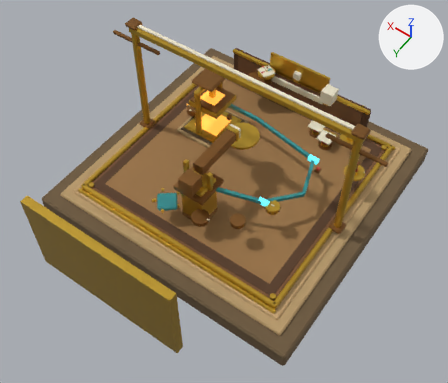
Two versions of the glTF model godot/assets/props/observatory_platform.glb, one commit apart.
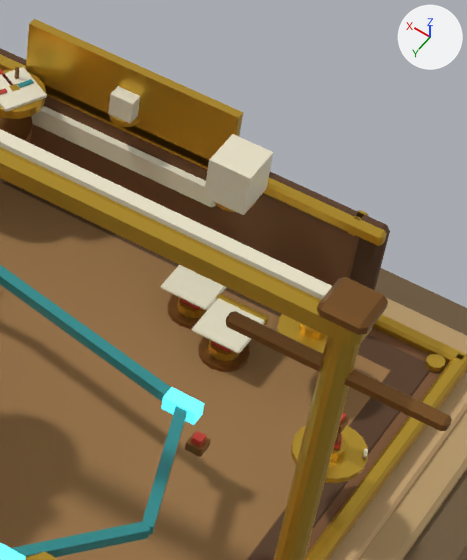
The first picture shows the older version from a 50 mm camera at (-4.83, 7.41, 10.5) aimed at (-0.36, 1.16, 0.68). The close-ups show the older and then the newer version on the part from 59% to 88% of the width and 12% to 53% of the height of that picture. Only the edits that show in the close-ups are written down. Lighting does not change. The marker at upper right points along +X, +Y and +Z. Where no turn or scale is listed for an object, it has been applied to the vertices. Vertices at exactly the same position are counted once.

In view in the first close-up: 'AetherLamp', 'AetherReservoir', 'FlowGauge', 'LcdPanel', 'Pipes', 'Platform', 'ResetButtonA', 'ResetButtonB', 'ResetCoverA', 'ResetCoverB', 'SightGlassB', 'ValveA', 'ValveB' and 6 more.
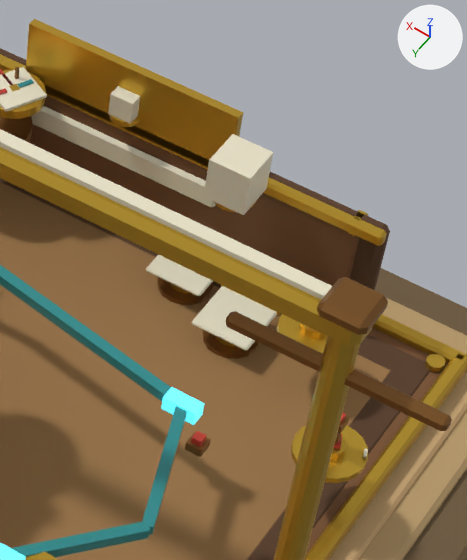
Patch to the scene script:
```diff
--- a/godot/assets/props/observatory_platform.glb.py
+++ b/godot/assets/props/observatory_platform.glb.py
@@ me_resetcovera @@
 # used by ob_resetcovera; location = (-0.832, -1.819, 0.12)
-me_resetcovera.from_pydata(...)  # 48 vertices, 88 faces; spans x -0.18..0.18, y -0.19..0.17, z 0.215..0.265
+me_resetcovera.from_pydata(...)  # 48 vertices, 88 faces; spans x -0.21..0.21, y -0.22..0.2, z 0.145..0.195
+# me_resetcovera part 1: all 6 vertices in x -0.17..-0.16, y 0.16..0.17, z 0.225..0.255 are moved by (-0.03, 0.03, -0.07)
+# me_resetcovera part 2: all 6 vertices in x 0.16..0.17, y 0.16..0.17, z 0.225..0.255 are moved by (0.03, 0.03, -0.07)
+# other edits to the shape of me_resetcovera do not show in these pictures
 me_resetcovera.materials.append(mat_palette_020)
@@ me_resetcoverb @@
 # used by ob_resetcoverb; location = (-1.177, -1.617, 0.12)
-me_resetcoverb.from_pydata(...)  # 48 vertices, 88 faces; spans x -0.18..0.18, y -0.19..0.17, z 0.215..0.265
+me_resetcoverb.from_pydata(...)  # 48 vertices, 88 faces; spans x -0.21..0.21, y -0.22..0.2, z 0.145..0.195
+# me_resetcoverb part 3: the loose piece of 24 vertices spanning x -0.18..0.18, y -0.19..-0.15, z 0.215..0.265 is scaled about its middle by (1.17, 1, 1), then moved by (0.0, -0.03, -0.07)
+# me_resetcoverb part 4: all 6 vertices in x -0.17..-0.16, y 0.16..0.17, z 0.225..0.255 are moved by (-0.03, 0.03, -0.07)
+# me_resetcoverb part 5: all 6 vertices in x 0.16..0.17, y 0.16..0.17, z 0.225..0.255 are moved by (0.03, 0.03, -0.07)
+# other edits to the shape of me_resetcoverb do not show in these pictures
 me_resetcoverb.materials.append(mat_palette_022)
@@ ob_resetbuttona @@
 ob_resetbuttona = bpy.data.objects.new('ResetButtonA', me_resetbuttona)
-ob_resetbuttona.location = (-0.832, -1.819, 0.12)
+ob_resetbuttona.location = (-0.679, -1.987, 0.12)
@@ ob_resetbuttonb @@
 ob_resetbuttonb = bpy.data.objects.new('ResetButtonB', me_resetbuttonb)
-ob_resetbuttonb.location = (-1.177, -1.617, 0.12)
+ob_resetbuttonb.location = (-1.149, -1.757, 0.12)
@@ ob_resetcovera @@
 ob_resetcovera = bpy.data.objects.new('ResetCoverA', me_resetcovera)
-ob_resetcovera.location = (-0.832, -1.819, 0.12)
+ob_resetcovera.location = (-0.679, -1.987, 0.12)
@@ ob_resetcoverb @@
 ob_resetcoverb = bpy.data.objects.new('ResetCoverB', me_resetcoverb)
-ob_resetcoverb.location = (-1.177, -1.617, 0.12)
+ob_resetcoverb.location = (-1.149, -1.757, 0.12)
```

What differs and where, as boxes (x1, y1, x2, y2) in the close-ups (467 x 560 px; the box of a moved part takes in the faces that stretch with it):
'ResetCoverB', reshaped, moved (14% wider, 8% taller)
    before: (192, 294, 269, 354)
    after: (192, 285, 280, 350)
'ResetCoverA', reshaped, moved
    before: (161, 265, 227, 310)
    after: (146, 255, 213, 296)
'ResetButtonB', moved
    before: (198, 337, 250, 372)
    after: (203, 330, 259, 359)
'ResetButtonA', moved
    before: (167, 295, 211, 329)
    after: (157, 277, 213, 305)
part 1 of me_resetcovera, moved or reshaped
    before: (206, 286, 227, 310)
    after: (198, 280, 213, 296)
part 2 of me_resetcovera, moved or reshaped
    before: (161, 265, 224, 310)
    after: (146, 255, 210, 296)
part 3 of me_resetcoverb, moved or reshaped
    before: (216, 294, 269, 324)
    after: (221, 285, 280, 316)
part 4 of me_resetcoverb, moved or reshaped
    before: (238, 321, 265, 354)
    after: (246, 312, 277, 350)
part 5 of me_resetcoverb, moved or reshaped
    before: (192, 298, 264, 353)
    after: (192, 286, 276, 350)
